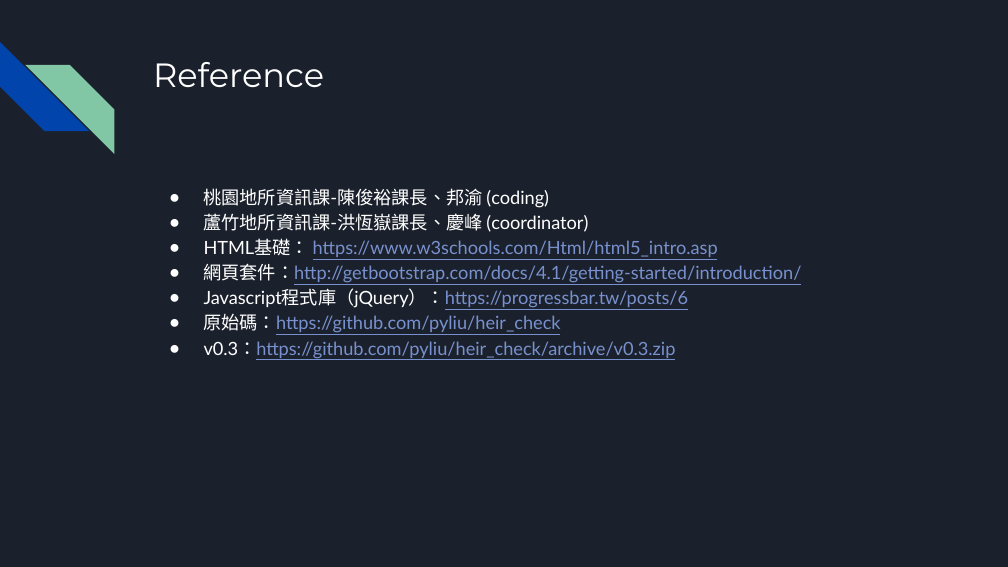
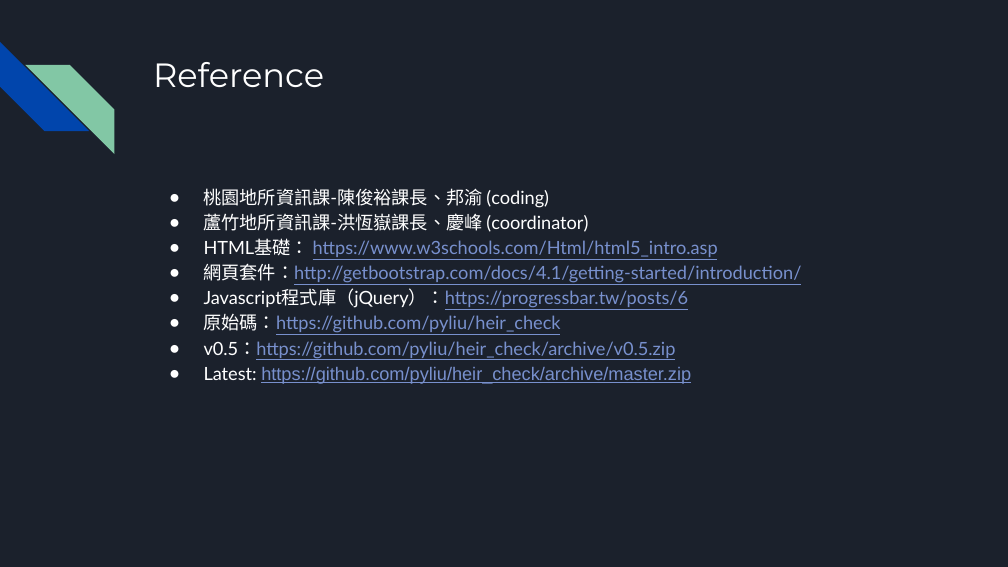
Before and after one commit to pyliu/heir_check, a slide deck: slide 6 of 繼承檢核表 - HTML5+CSS+JS.pptx. Drawn at 1008x567 pixels with LibreOffice and Linux fonts; fonts in the diff are those of the drawing. Boxes give left, top, right and bottom in pixels: in the first picture for what was removed or moved away, otherwise in the second. Text is boxed around its words. In the diff, an @@ line names an element or a change of style, - is before the commit and + after.

Commit message:
update pptx

```diff
--- a/繼承檢核表 - HTML5+CSS+JS.pptx
+++ b/繼承檢核表 - HTML5+CSS+JS.pptx
@@ text at (204, 341, 691, 384): text changed @@
-● v0.3：https://github.com/pyliu/heir_check/archive/v0.3.zip
+● v0.5：https://github.com/pyliu/heir_check/archive/v0.5.zip
+● Latest: https://github.com/pyliu/heir_check/archive/master.zip
```
